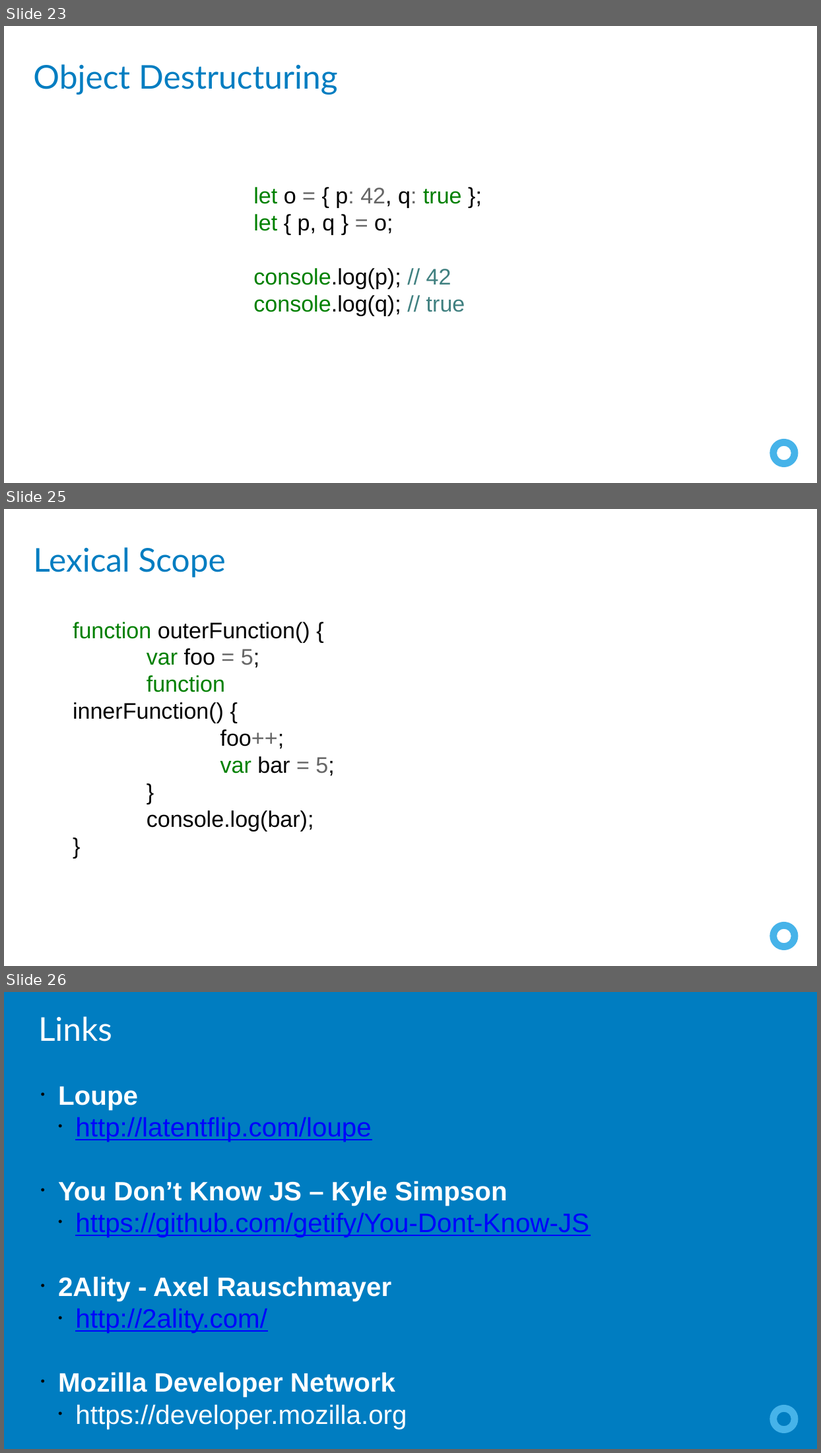
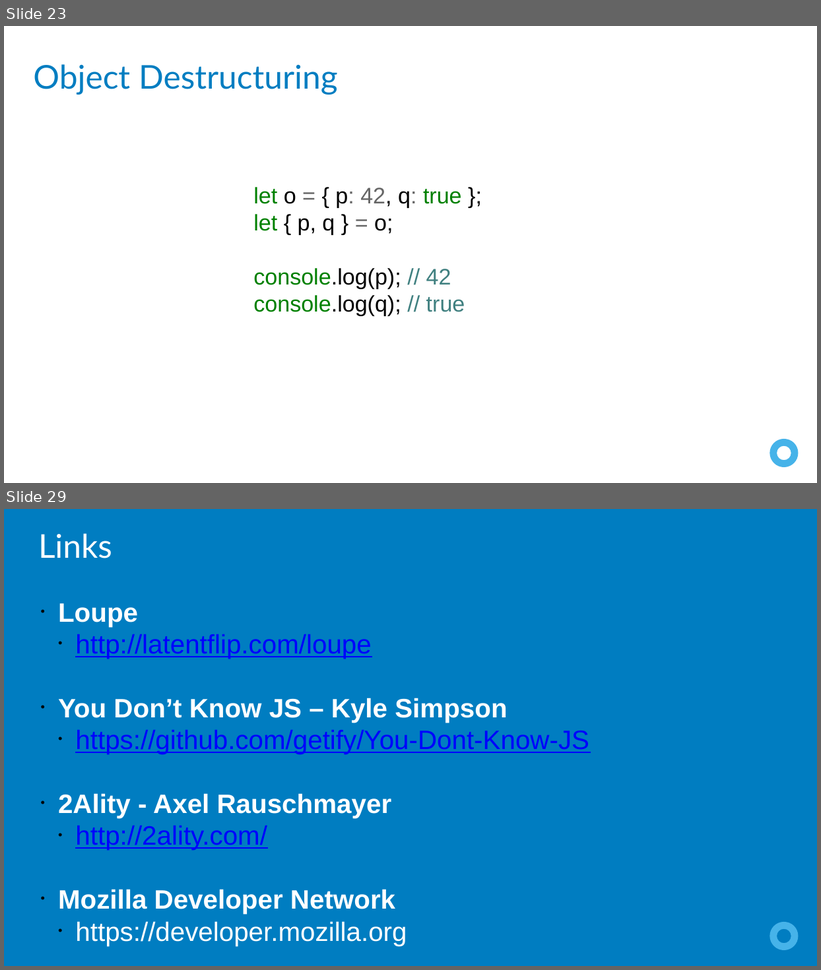
Before and after one commit to leebrandt/Presentations, a slide deck: JavaScriptLevelUp/JavaScriptLevelUp.pptx. Shown one above the other, each under a label of ours: slides 23, 25 and 26 before the commit, slides 23 and 29 after it; the slides between them are not shown. The pictures are 821x1453 and 821x970 pixels, drawn with LibreOffice and Linux fonts; fonts in the diff are those of the drawing. Boxes give left, top, right and bottom in pixels: in the first picture for what was removed or moved away, otherwise in the second. Text is boxed around its words. In the diff, an @@ line names an element or a change of style, - is before the commit and + after.

```diff
--- a/JavaScriptLevelUp/JavaScriptLevelUp.pptx
+++ b/JavaScriptLevelUp/JavaScriptLevelUp.pptx
@@ slide 25 removed at box(4, 509, 817, 966), background #FFFFFF; not listed: 1 template element that a slide beside it also shows @@
@@ text removed at box(33, 547, 226, 578) @@
-Lexical Scope
@@ text removed at box(73, 622, 334, 832) @@
-function outerFunction() {
-var foo = 5;
-function innerFunction() {
-foo++;
-var bar = 5;
-}
-console.log(bar);
-}
@@ what was slide 26 is now slide 29 @@
```
Also in this commit, not shown: 2 slides changed, 6 slides added, 2 other slides removed, 2 other files.
